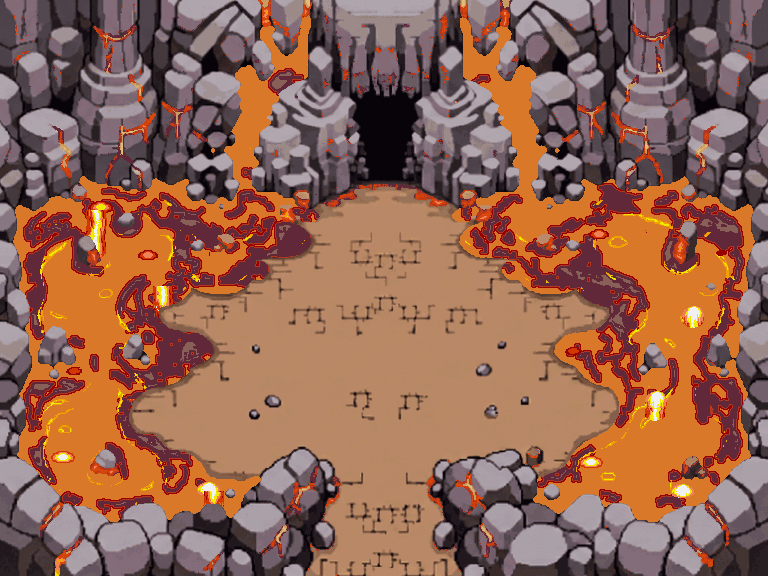
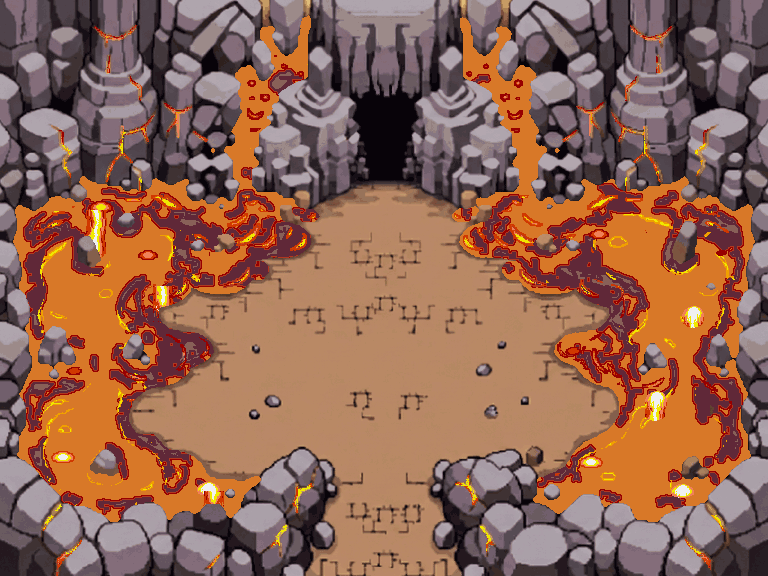
Revision of a layered 768 x 576 image; what changed, layer by layer:
painted on "veines" over (4, 0, 763, 576)
painted on "profondeur" over (349, 51, 423, 167)
painted on "piliers" over (0, 0, 768, 576)
painted on "roche" over (139, 26, 714, 576)
painted on "berge" over (129, 200, 619, 484)
painted on "ombres" over (132, 186, 617, 576)
painted on "sable" over (151, 197, 601, 570)
painted on "sol_complet" over (0, 0, 768, 576)
